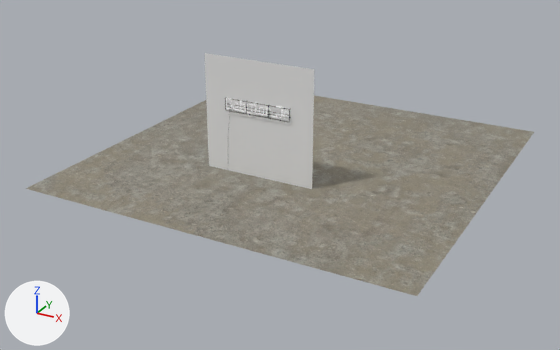
A saved change to the glTF model glb/babylonJsLogo.glb.
Both versions are drawn from a camera (50 mm lens) standing at (18.2, -30.7, 12.8) and looking at (0.3, 1.8, -3.5). Arrows for +X, +Y and +Z are at lower left; the lights stay in place. Where no turn or scale is listed for an object, it has been applied to the vertices.

The first picture shows 'BabylonJsLogo', 'ground', 'wall'.
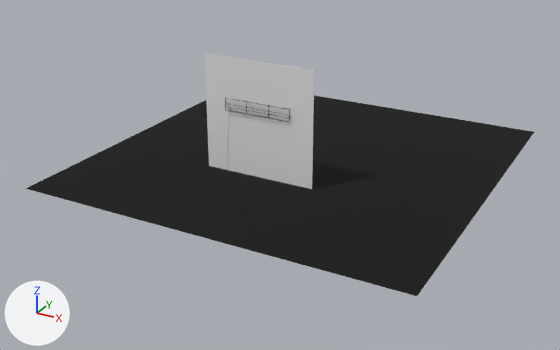
What differs and where, as boxes [x1, y1, x2, y2] in the pictures (560 x 350 px):
'ground', recoloured (grey to black): [26, 95, 534, 296] in both
'BabylonJsLogo', recoloured: [226, 98, 289, 120] in both

What changed in the scene script:
```text
Change me_plane_001:
    where me_plane_001.from_pydata(...)  # 4 vertices, 2 faces; spans x -10.0..10.0, y -10.0..10.0, z 0.0
    remove me_plane_001.materials.append(mat_concrete)
    add me_plane_001.materials.append(mat_black)  # black #000000
Change me_babylon_js:
    where me_babylon_js.from_pydata(...)  # 17028 vertices, 34032 faces; spans x -1.67..1.83, y -0.02..0.1, z -0.39..0.4
    remove me_babylon_js.materials.append(mat_neon)  # black #000000
```
